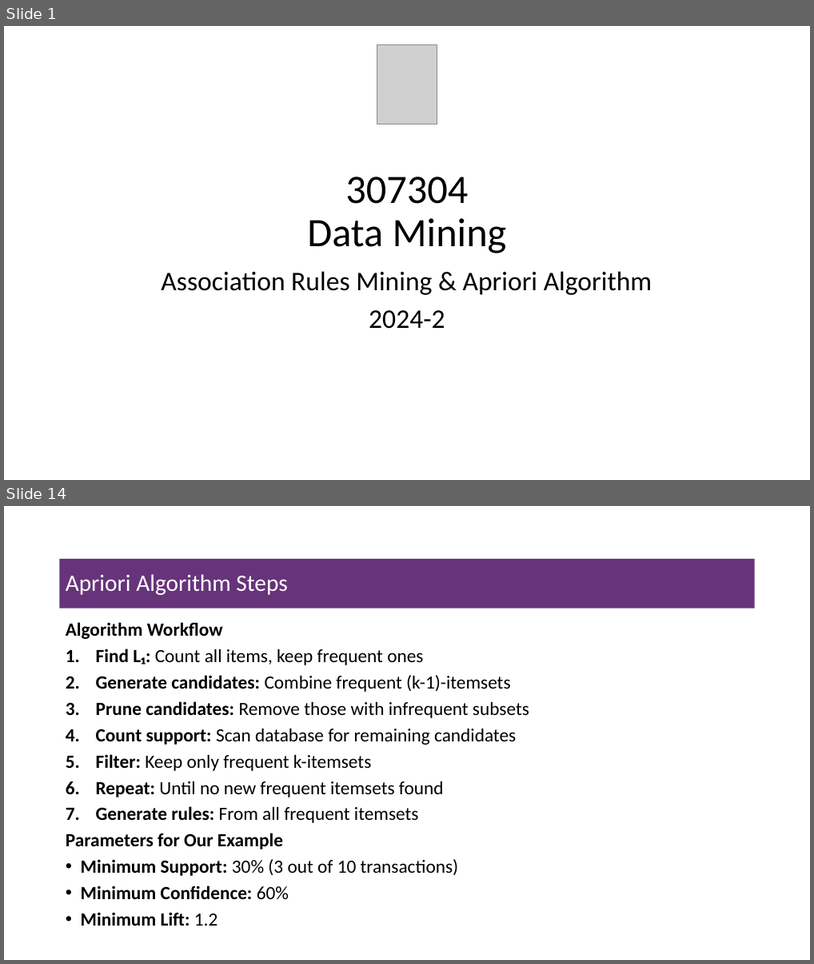
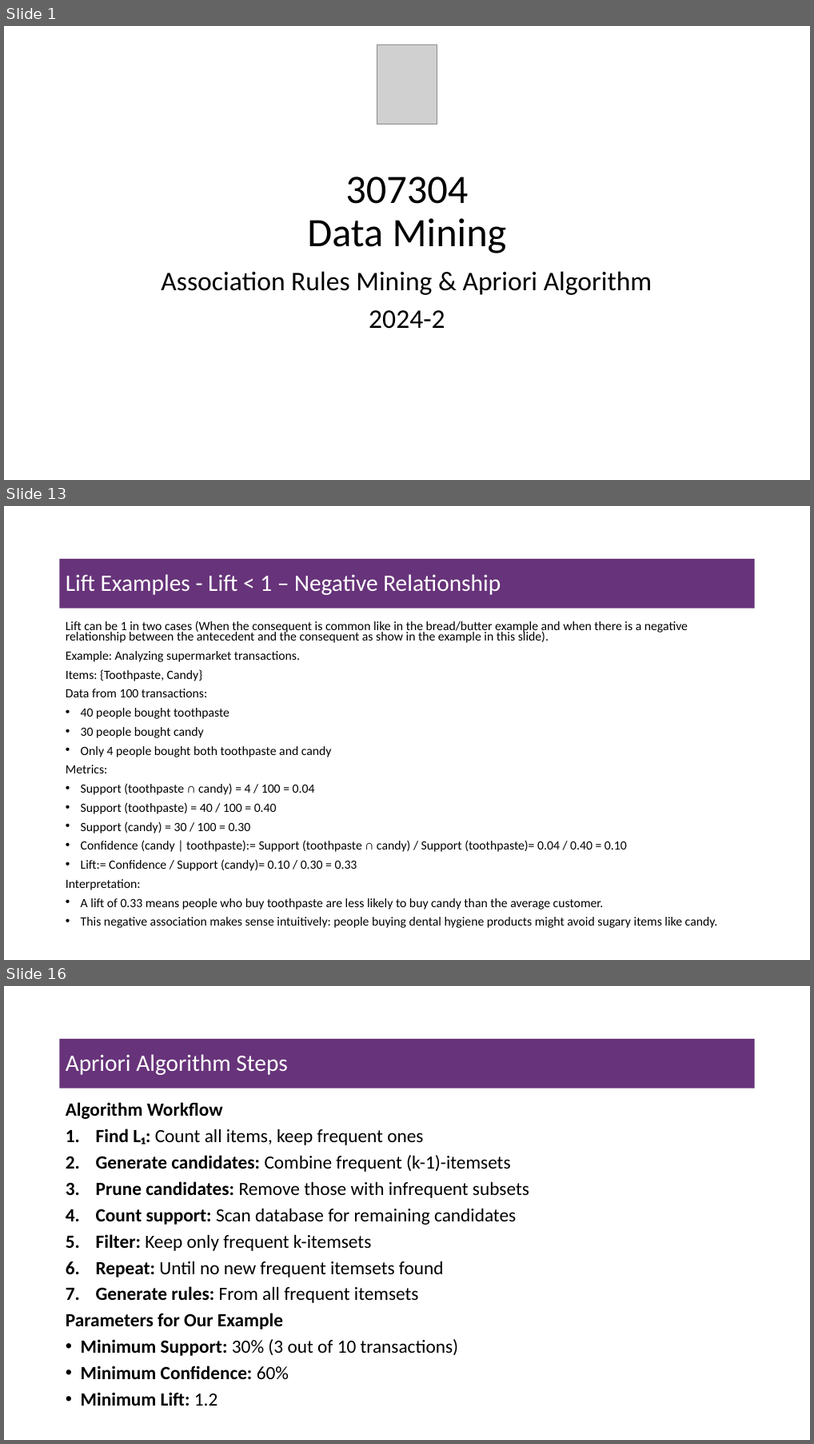
Before and after one commit to msfasha/307304-Data-Mining, a slide deck: 20242/Part 4-Associatin Rules Mining/beta/4-1-association_rules_mining.pptx. Shown one above the other, each under a label of ours: slides 1 and 14 before the commit, slides 1, 13 and 16 after it; the slides between them are not shown. The pictures are 814x964 and 814x1444 pixels, drawn with LibreOffice and Linux fonts; fonts in the diff are those of the drawing; grey boxes stand for pictures; background and template pictures are left out. Boxes give left, top, right and bottom in pixels: in the first picture for what was removed or moved away, otherwise in the second. Text is boxed around its words. In the diff, an @@ line names an element or a change of style, - is before the commit and + after.

Commit message:
Update the association rules pptx

```diff
--- a/20242/Part 4-Associatin Rules Mining/beta/4-1-association_rules_mining.pptx
+++ b/20242/Part 4-Associatin Rules Mining/beta/4-1-association_rules_mining.pptx
@@ slide 13 added at bbox=[4, 506, 810, 960], background #FFFFFF @@
@@ title added at bbox=[60, 559, 755, 608], fill #67337A, 28 pt, text #FFFFFF @@
+Lift Examples - Lift < 1 – Negative Relationship
@@ text added at bbox=[66, 620, 718, 928], 15 pt, text #000000 @@
+Lift can be 1 in two cases (When the consequent is common like in the bread/butter example and when there is a negative relationship between the antecedent and the consequent as show in the example in this slide).
+Example: Analyzing supermarket transactions.
+Items: {Toothpaste, Candy}
+Data from 100 transactions:
+• 40 people bought toothpaste
+• 30 people bought candy
+• Only 4 people bought both toothpaste and candy
+Metrics:
+• Support (toothpaste ∩ candy) = 4 / 100 = 0.04
+• Support (toothpaste) = 40 / 100 = 0.40
+• Support (candy) = 30 / 100 = 0.30
+• Confidence (candy | toothpaste):= Support (toothpaste ∩ candy) / Support (toothpaste)= 0.04 / 0.40 = 0.10
+• Lift:= Confidence / Support (candy)= 0.10 / 0.30 = 0.33
+Interpretation:
+• A lift of 0.33 means people who buy toothpaste are less likely to buy candy than the average customer.
+• This negative association makes sense intuitively: people buying dental hygiene products might avoid sugary items like candy.
@@ what was slide 14 is now slide 16 @@
```
Also in this commit, not shown: 8 slides changed, 8 other slides added, 7 slides removed.
